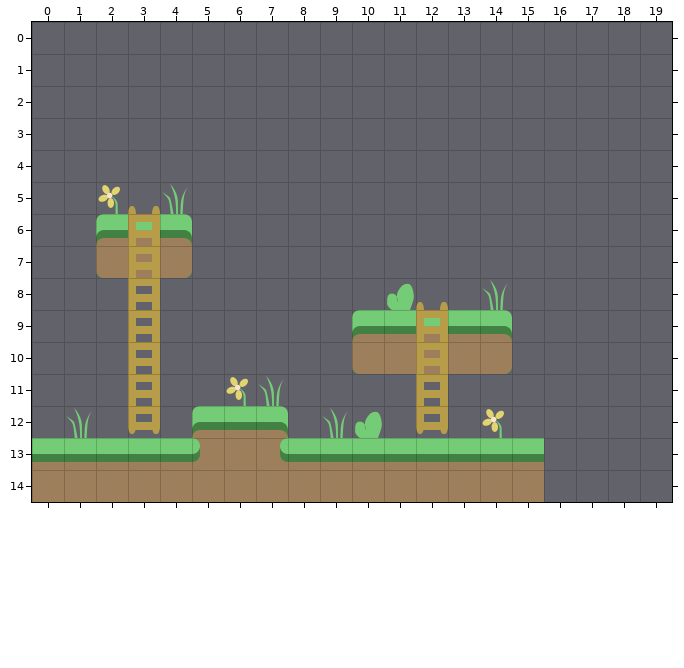
Two versions of a level (Tiled map, tiledmap-stream/src/test/resources/map-00-00.tmx). Above, as it was before the edit.
Cells are 32x32 px. Shown: x 0..19, y 0..14. The old version is drawn lined up with the new one.
The result:
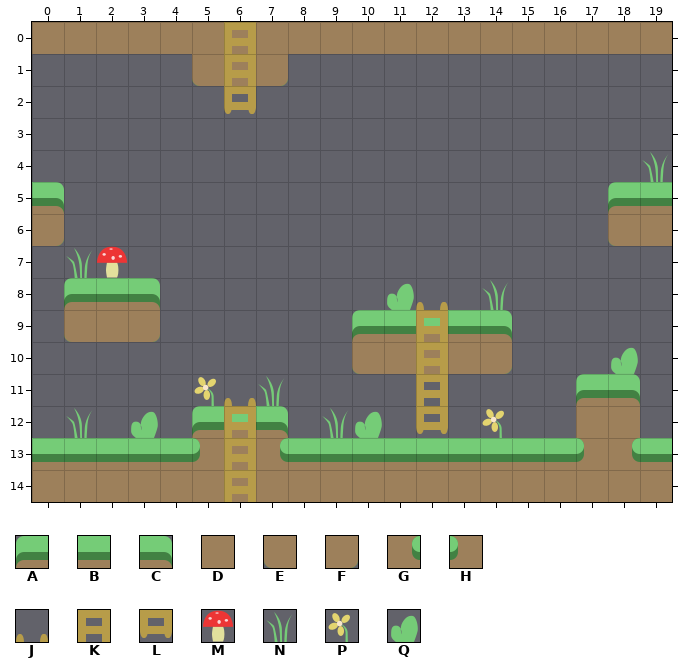
Key: from "tileset": A 0, B 1, C 2, D 9, E 16, F 18, G 33, H 34, J 40, K 48, L 56, M 59, N 61, P 62, Q 63.
_ is an empty cell, . an unchanged one.
From the commit log: tile stream verical stream
The exact change:
map size 16x12 -> 20x15 cells (old content now starts at 0,3; both pictures use the new coordinates)
--- layer "ground"
@@ x 0..19 @@
- 0 ____________________
- 1 .....___............
+ 0 DDDDDDDDDDDDDDDDDDDD
+ 1 .....EDF............
@@ x 0..19 @@
- 5 _.................__
- 6 _.ABC.............__
- 7 ..EDF...............
- 8 .___................
- 9 .___................
+ 5 C.................AB
+ 6 F.___.............ED
+ 7 ..___...............
+ 8 .ABC................
+ 9 .EDF................
@@ x 16..19 @@
-11 .__.
-12 .__.
-13 ____
-14 ____
+11 .AC.
+12 .DD.
+13 BHGB
+14 DDDD
--- layer "deco"
@@ x 2..19 @@
- 4 ................._
- 5 P.N...............
+ 4 .................N
+ 5 _._...............
@@ x 1..2 @@
- 7 __
+ 7 NM
@@ x 3..18 @@
-10 ..............._
-11 .._P............
-12 _...............
+10 ...............Q
+11 ..P_............
+12 Q...............
--- layer "ladders"
@@ x 6..6 @@
- 0 _
- 1 _
- 2 _
+ 0 K
+ 1 K
+ 2 L
@@ x 3..6 @@
- 5 J...
- 6 K...
- 7 K...
- 8 K...
- 9 K...
-10 K...
-11 K.._
-12 L.._
-13 ..._
-14 ..._
+ 5 _...
+ 6 _...
+ 7 _...
+ 8 _...
+ 9 _...
+10 _...
+11 _..J
+12 _..K
+13 ...K
+14 ...K
Boxes around the changes in both pictures, in picture pixels (x1, y1, x2, y2):
added: (32, 22, 672, 114)
added: (608, 152, 672, 246)
changed: (32, 182, 192, 438)
added: (544, 347, 672, 502)
changed: (194, 377, 256, 502)
